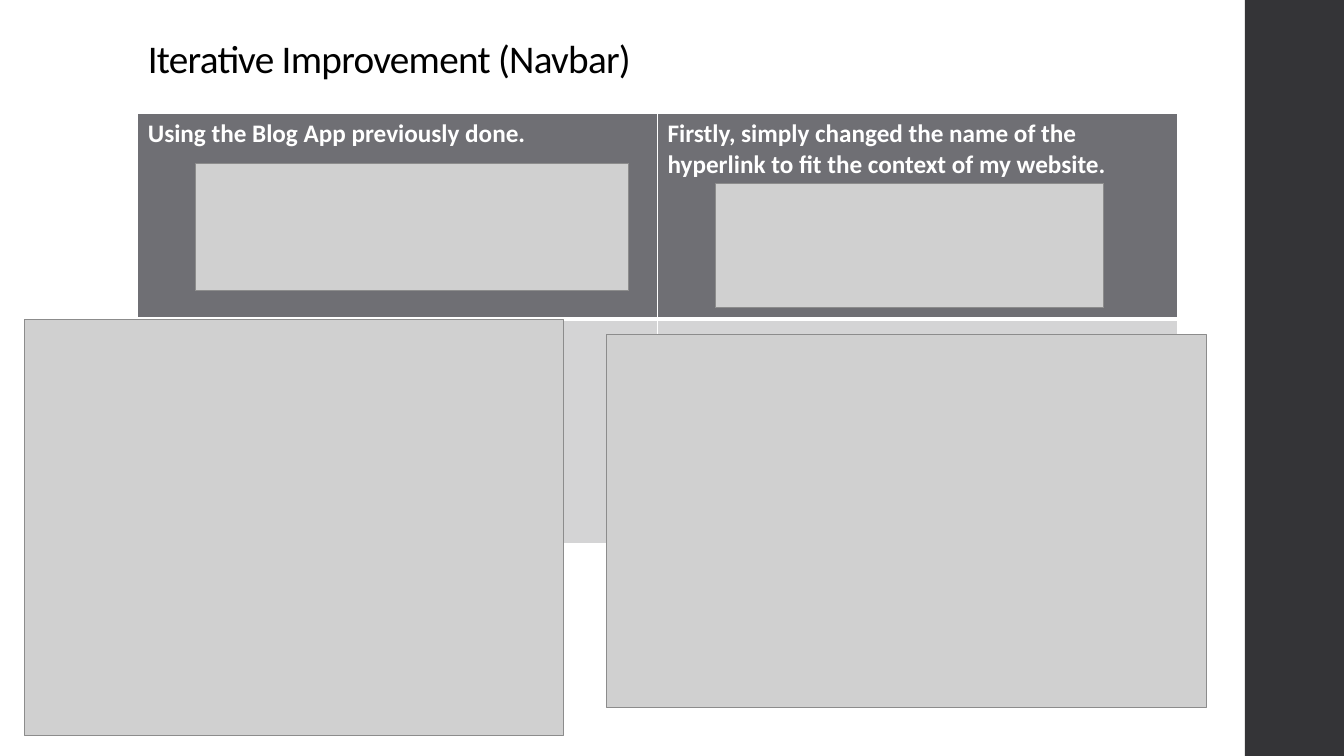
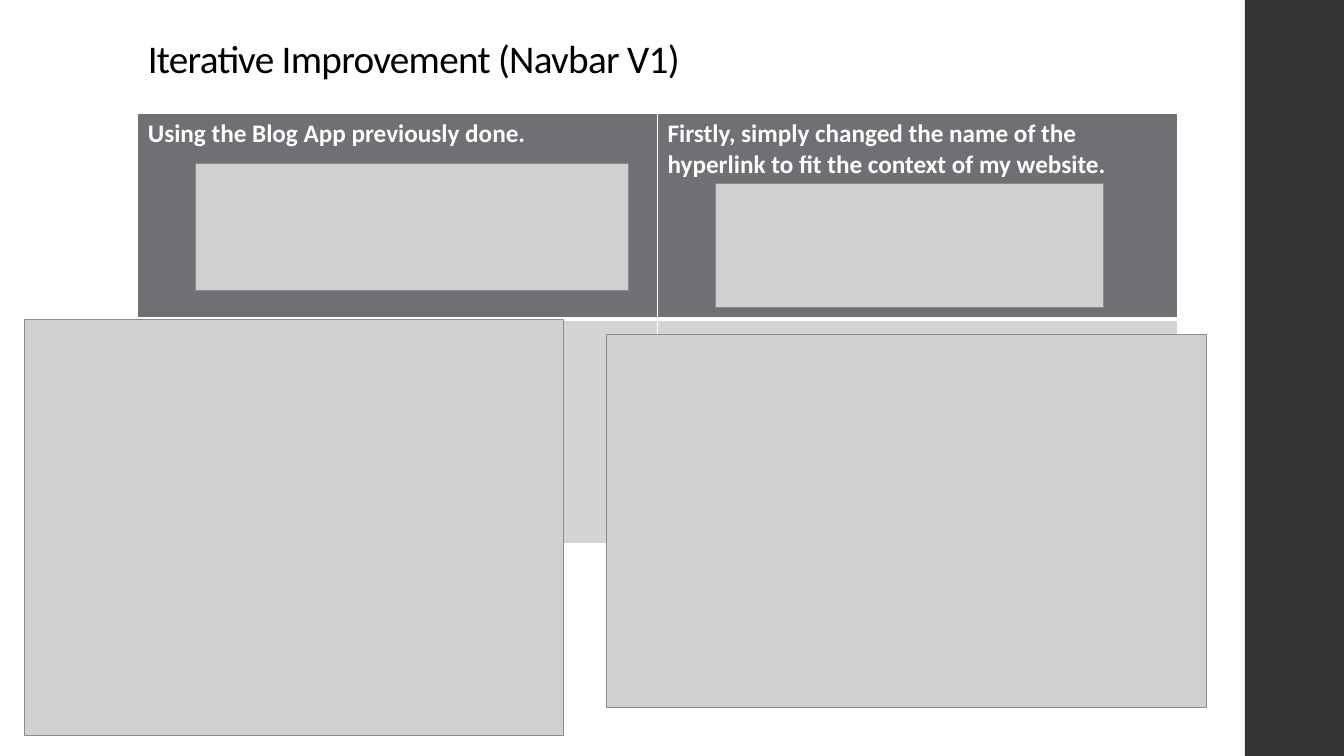
Before and after one commit to niuqaoJ-life/jollibee-fanpage, a slide deck: slide 26 of AS91903_91906_Evidence_Joaquin_Badenas.pptx. Drawn at 1344x756 pixels with LibreOffice and Linux fonts; fonts in the diff are those of the drawing; grey boxes stand for pictures. Boxes give left, top, right and bottom in pixels: in the first picture for what was removed or moved away, otherwise in the second. Text is boxed around its words. In the diff, an @@ line names an element or a change of style, - is before the commit and + after.

```diff
--- a/AS91903_91906_Evidence_Joaquin_Badenas.pptx
+++ b/AS91903_91906_Evidence_Joaquin_Badenas.pptx
@@ title at [148, 44, 680, 80]: text changed @@
-Iterative Improvement (Navbar)
+Iterative Improvement (Navbar V1)
```
Also in this commit, not shown: 1 other slide changed, 4 slides added, 18 other files.
